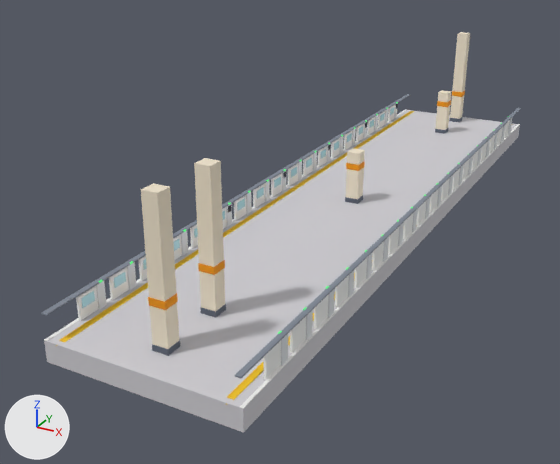
An edit to the glTF model assets/models/ginza_station/island_platform.glb, drawn before and after from the same camera.
The view is the same before and after, from a 50 mm lens placed at (17.7, -42.3, 17.7), pointed at (-3.3, -4.1, -1.4). Lighting does not change. The marker at lower left points along +X, +Y and +Z. The older version comes first. Vertices at exactly the same position are counted once.

In view in the first picture: 'island_platform'.
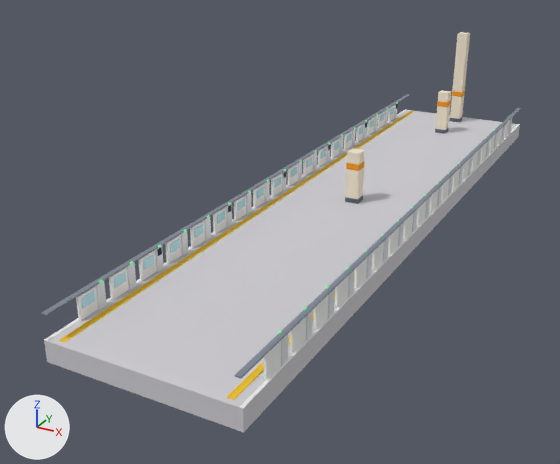
Commit message: Clear the Ginza platform spawn view of centre columns

What the commit changed:
me_island_platform is used by ob_island_platform; location (0.0, 0.0, 0.0).
me_island_platform had 3180 vertices, 4952 faces and spanned x -5.0..5.0, y -22.1..22.0, z -1.1..7.2.
me_island_platform now has 3132 vertices, 4880 faces and spans x -5.0..5.0, y -22.1..22.0, z -1.1..7.2.
me_island_platform part 1: 6 loose pieces with 48 vertices, spanning x -0.4..0.4, y -20.4..-16.0, z 0.0..7.2, are deleted.

Pixel boxes [x1, y1, x2, y2] of what changed, in the pictures (560 x 464 px):
part 1 of me_island_platform, deleted
    before: [141, 158, 226, 356]
